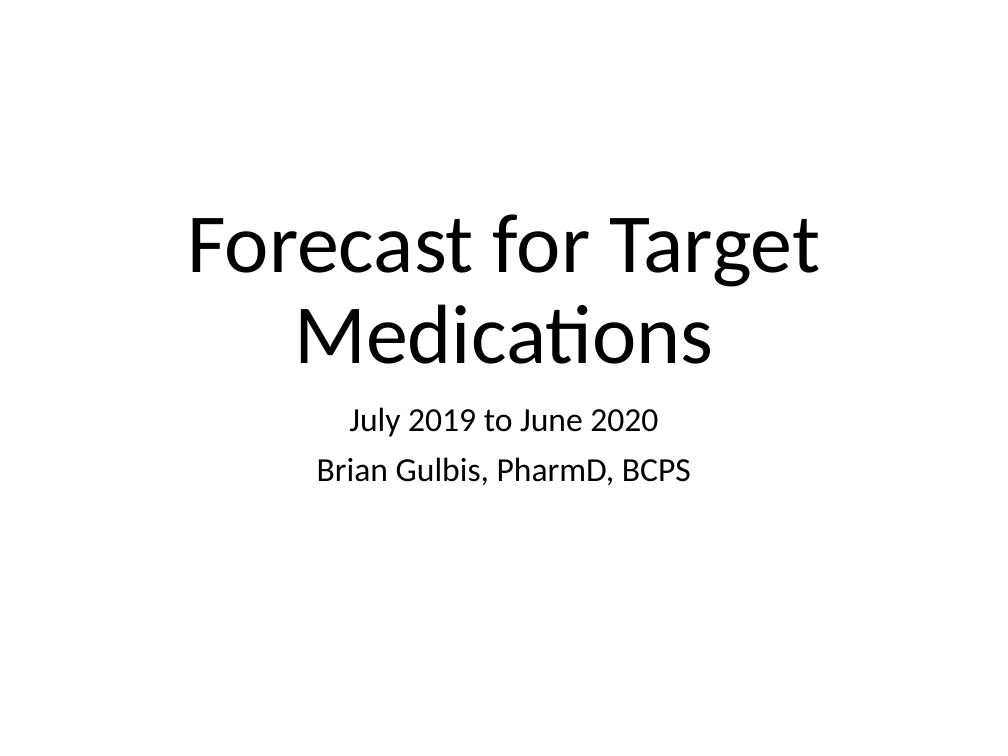
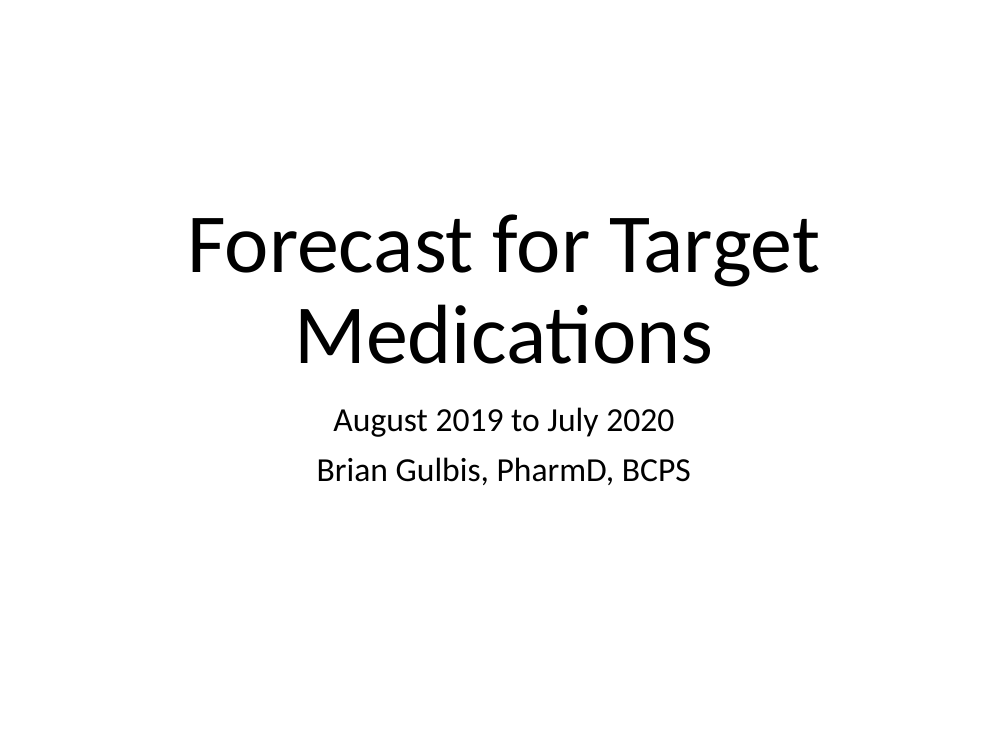
Before and after one commit to bgulbis/med_tracking, a slide deck: slide 1 of report/utilization/python_forecast_slides.pptx. Drawn at 1008x756 pixels with LibreOffice and Linux fonts; fonts in the diff are those of the drawing. Boxes give left, top, right and bottom in pixels: in the first picture for what was removed or moved away, otherwise in the second. Text is boxed around its words. In the diff, an @@ line names an element or a change of style, - is before the commit and + after.

Commit message:
corrected apap forecast

```diff
--- a/report/utilization/python_forecast_slides.pptx
+++ b/report/utilization/python_forecast_slides.pptx
@@ subtitle at <box>333,407,674,437</box>: text changed @@
-July 2019 to June 2020
+August 2019 to July 2020
```
